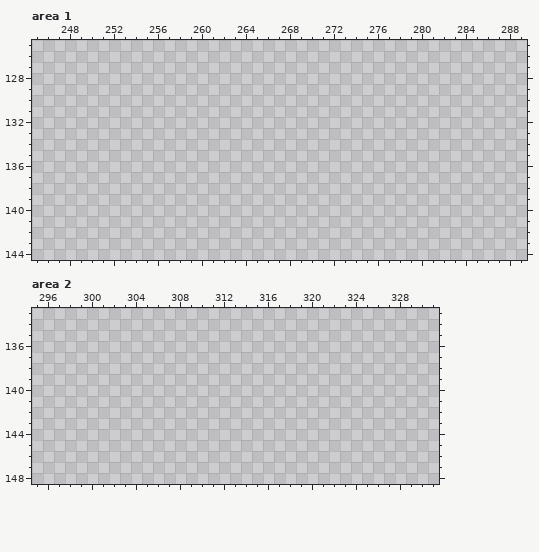
Two states of a pixel-art file, src/mission/asteroid/assets/all asteroids.aseprite. Above, as it was before the edit.
630x500 pixels, 1 frame. Shown: area 1: x 245..289, y 125..144; area 2: x 295..331, y 133..148.
Visible layers, top first: "Layer 2", "Layer 3" opacity 43%, "Layer 4" opacity 17%, "Layer 1".
Palette (. is transparent): 
And afterwards:
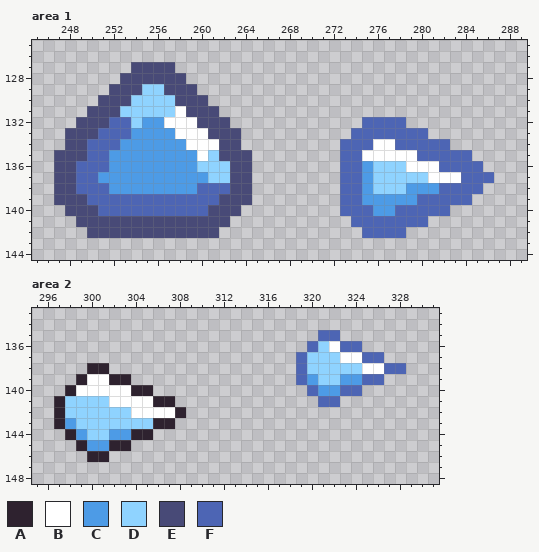
Colours new in this view: A #2e222f  B #ffffff  C #4d9be6  D #8fd3ff  E #484a77  F #4d65b4
What changed:
Changed rows in their new state; - is an unchanged pixel.
Area 1, layer "Layer 2":
first column x 247:
127 -------EEEE-----------------------------
128 ------EEEEEE----------------------------
129 -----EEEDDEEE---------------------------
130 ----EEEDDDDEEE--------------------------
131 ---EEEDDDDDBEEE-------------------------
132 --EEEFFDCCBBBEEE------------FFFF--------
133 -EEEFFFCCCCBBBEEE----------FFFFFFF------
134 -EEFFFCCCCCCBBBEE---------FFFBBFFFFF----
135 EEEFFCCCCCCCCBDEEE--------FFBBBBBFFFFF--
136 EEFFFCCCCCCCCDDDEE--------FFCDDDBBBFFFF-
137 EEFFCCCCCCCCCCDDEE--------FFCDDDDDBBBFFF
138 EEFFFCCCCCCCCFFFEE--------FFCDDDCCCFFFF-
139 EEEFFFFFFFFFFFFEEE--------FFCCCCCFFFFF--
140 -EEEFFFFFFFFFFEEE---------FFFCCFFFFF----
141 --EEEEEEEEEEEEEE-----------FFFFFFF------
142 ---EEEEEEEEEEEE-------------FFFF--------
Area 2, layer "Layer 2":
first column x 297:
135 ------------------------FF------
136 -----------------------FDBFF----
137 ----------------------FDDDBBFF--
138 ---AA-----------------FDDDDDBBFF
139 --ABBAA---------------FCDDCCFF--
140 -ABBBBBAA--------------FCCFF----
141 ADDDDBBBBAA-------------FF------
142 ADDDDDDBBBBA--------------------
143 ACDDDDDDDAA---------------------
144 -ACDDCCAA-----------------------
145 --ACCAA-------------------------
146 ---AA---------------------------
Changed places in both pictures, as pixel boxes (x1, y1, x2, y2):
added: (54, 62, 252, 238)
added: (340, 117, 494, 238)
added: (296, 330, 406, 407)
added: (54, 363, 186, 462)
